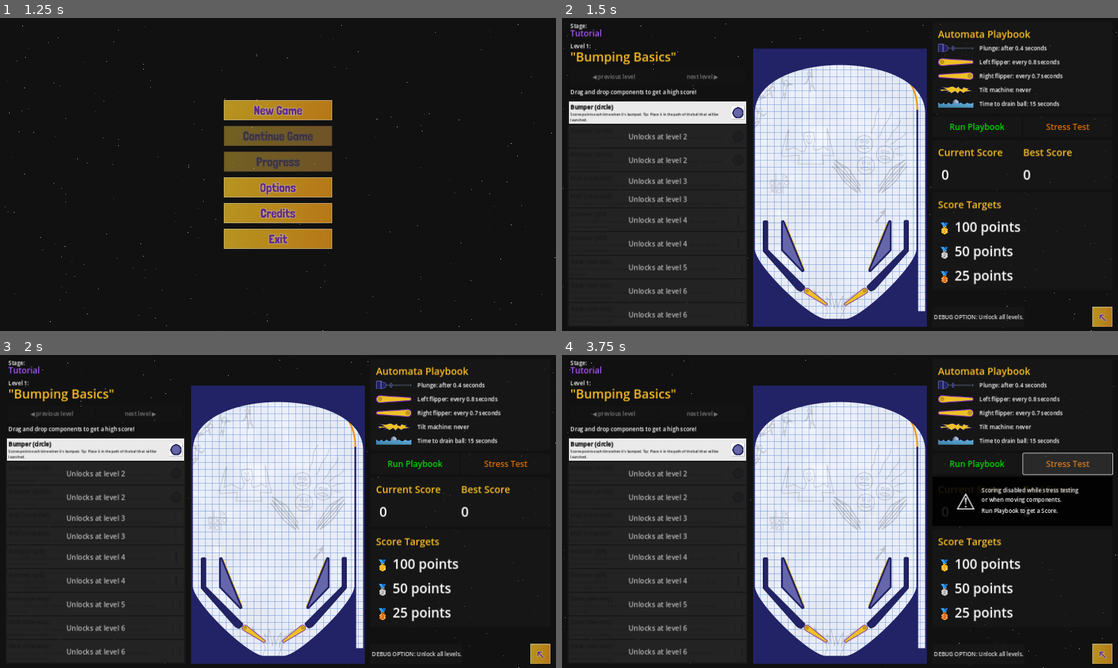
Above: before the commit, frames 1-4 (two rows, left to right).
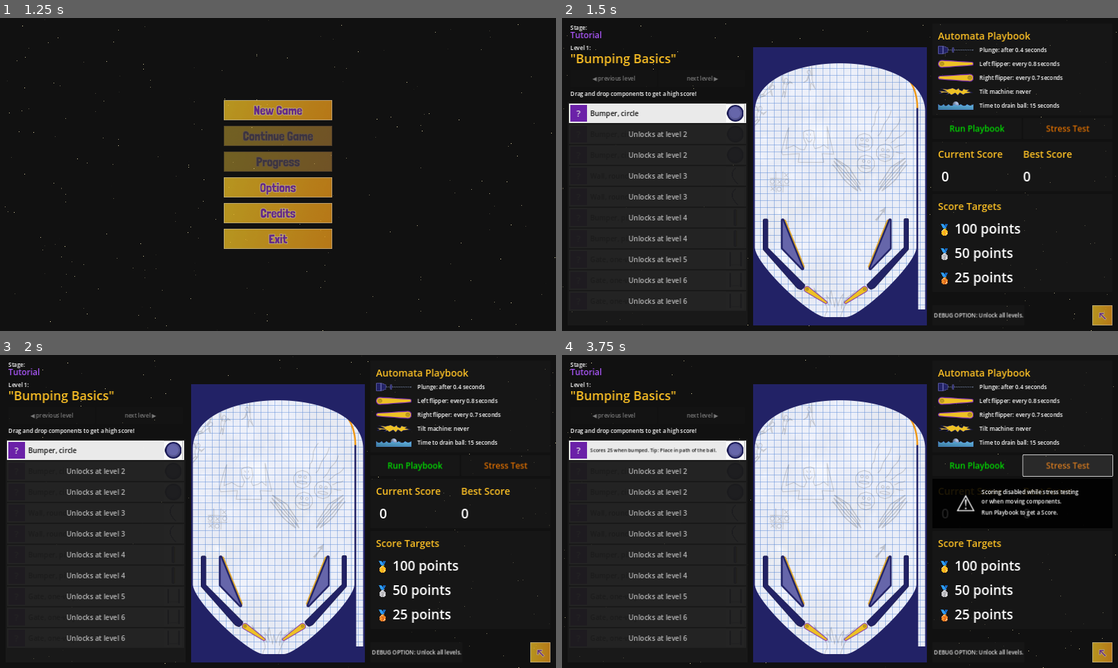
Above: after the commit, the same moments.

Repository: pincrediball/pincrediball
Game: Godot game, scene res://main.tscn
Same seed, same stepped clock (60 frames per second), same inputs: the game is played once before the commit and once after it. Sound files missing from this copy of the repository are replaced by a short silence.
Inputs (mouse positions are in pixels of both pictures, inside the frame that each line leads up to):
- Up to frame 1 (1.25 s): click (278, 108) at 0.5 s
- Up to frame 2 (1.5 s): click (840, 108) at 1.25 s
- Up to frame 3 (2 s): no input
- Up to frame 4 (3.75 s): click (578, 448) at 2 s, where only the run after the commit has a clickable "?"; click "Run Playbook" at 2.75 s; click "Stress Test" at 3.5 s

Frame 1 is identical in both runs. In frame 2, 13% of the frame differs, in the area x 1-99%, y 1-99%; in frame 3, 13%; in frame 4, 14%, in the area x 1-100%, y 1-99%.

Commit message:
Improve toolbox items and components

Diff:
--- a/src/game/core/toolbox_item.gd
+++ b/src/game/core/toolbox_item.gd
@@ -14,7 +14,7 @@
 		is_disabled = value
 		%Overlay.visible = value
 
-var stage_data
+var _stage_data
 
 
 func _ready():
@@ -29,18 +29,25 @@
 	preview.add_child(icon)
 	preview.z_index = 60
 	set_drag_preview(preview)
-	var drag_data = { component_id = stage_data.component_id, is_toolbox_item = true }
+	var drag_data = { component_id = _stage_data.component_id, is_toolbox_item = true }
 	GameStore.drag_data = drag_data
 	return drag_data
 
 
 func load_pinball_component(data):
-	%RichTextLabel.text = "[b]%s[/b]\n[font_size=10]%s[/font_size]" % [data.title, data.description]
+	%TitleLabel.text = data.title
+	%DescriptionLabel.text = data.description
 	%TextureRect.texture = textures[data.component_id]
 	%UnlocksAtLabel.text = "Unlocks at level %s" % data.unlocks_at
 	is_disabled = data.unlocks_at > GameStore.get_current_level()
-	stage_data = data
+	_stage_data = data
 
 
 func _on_level_changed(level: int):
-	is_disabled = stage_data.unlocks_at > level
+	is_disabled = _stage_data.unlocks_at > level
+
+
+func _on_more_info_button_pressed():
+	Audio.play_menu_button_sound_next() if %TitleLabel.visible else Audio.play_menu_button_sound_back()
+	%TitleLabel.visible = not %TitleLabel.visible
+	%DescriptionLabel.visible = not %DescriptionLabel.visible
--- a/src/game/core/toolbox_item.tscn
+++ b/src/game/core/toolbox_item.tscn
@@ -1,6 +1,9 @@
-[gd_scene load_steps=3 format=3 uid="uid://d3itbo4eksw1g"]
+[gd_scene load_steps=4 format=3 uid="uid://d3itbo4eksw1g"]
 
 [ext_resource type="Script" path="res://game/core/toolbox_item.gd" id="1_3w5fw"]
+
+[sub_resource type="StyleBoxFlat" id="StyleBoxFlat_rqpcj"]
+bg_color = Color(0.419608, 0.129412, 0.658824, 1)
 
 [sub_resource type="PlaceholderTexture2D" id="PlaceholderTexture2D_b83oe"]
 
@@ -8,8 +11,9 @@
 anchors_preset = 15
 anchor_right = 1.0
 anchor_bottom = 1.0
+offset_top = -16.0
 offset_right = -1126.0
-offset_bottom = -792.0
+offset_bottom = -860.0
 grow_horizontal = 2
 grow_vertical = 2
 size_flags_horizontal = 3
@@ -21,31 +25,50 @@
 
 [node name="HBoxContainer" type="HBoxContainer" parent="."]
 layout_mode = 2
-theme_override_constants/separation = 16
+theme_override_constants/separation = 8
 
-[node name="MarginContainer1" type="MarginContainer" parent="HBoxContainer"]
+[node name="MarginContainer" type="MarginContainer" parent="HBoxContainer"]
+layout_mode = 2
+size_flags_vertical = 4
+theme_override_constants/margin_left = 4
+theme_override_constants/margin_top = 1
+theme_override_constants/margin_right = 1
+theme_override_constants/margin_bottom = 1
+
+[node name="MoreInfoButton" type="Button" parent="HBoxContainer/MarginContainer"]
+custom_minimum_size = Vector2(48, 48)
+layout_mode = 2
+mouse_default_cursor_shape = 2
+theme_override_font_sizes/font_size = 26
+theme_override_styles/normal = SubResource("StyleBoxFlat_rqpcj")
+text = "  ?  "
+
+[node name="TitleLabel" type="Label" parent="HBoxContainer"]
+unique_name_in_owner = true
 layout_mode = 2
 size_flags_horizontal = 3
-theme_override_constants/margin_left = 4
-theme_override_constants/margin_top = 4
-theme_override_constants/margin_right = 4
-theme_override_constants/margin_bottom = 4
+theme_override_colors/font_color = Color(0.0666667, 0.0666667, 0.0666667, 1)
+theme_override_font_sizes/font_size = 20
+text = "Bumper (circle)"
+text_overrun_behavior = 4
 
-[node name="RichTextLabel" type="RichTextLabel" parent="HBoxContainer/MarginContainer1"]
+[node name="DescriptionLabel" type="Label" parent="HBoxContainer"]
 unique_name_in_owner = true
+visible = false
 layout_mode = 2
-theme_override_colors/default_color = Color(0.0666667, 0.0666667, 0.0666667, 1)
-bbcode_enabled = true
-text = "[b]Item Title[/b]
-Item description with tips comes here. It can be a very long text that spans multiple lines of explanation so we demo that here."
-fit_content = true
+size_flags_horizontal = 3
+theme_override_colors/font_color = Color(0.0666667, 0.0666667, 0.0666667, 1)
+theme_override_font_sizes/font_size = 14
+text = "This is a long test description of a component that spans multiple lines up to a maximum of 2 lines before it stops showing more data."
+autowrap_mode = 2
+max_lines_visible = 2
 
 [node name="MarginContainer2" type="MarginContainer" parent="HBoxContainer"]
 layout_mode = 2
-theme_override_constants/margin_left = 4
-theme_override_constants/margin_top = 4
+theme_override_constants/margin_left = 1
+theme_override_constants/margin_top = 1
 theme_override_constants/margin_right = 4
-theme_override_constants/margin_bottom = 4
+theme_override_constants/margin_bottom = 1
 
 [node name="AspectRatioContainer" type="AspectRatioContainer" parent="HBoxContainer/MarginContainer2"]
 layout_mode = 2
@@ -54,27 +77,27 @@
 layout_mode = 2
 color = Color(0.0666667, 0.0666667, 0.0666667, 0.196078)
 
-[node name="MarginContainer2" type="MarginContainer" parent="HBoxContainer/MarginContainer2/AspectRatioContainer"]
+[node name="MarginContainer" type="MarginContainer" parent="HBoxContainer/MarginContainer2/AspectRatioContainer"]
 layout_mode = 2
 theme_override_constants/margin_left = 1
 theme_override_constants/margin_top = 1
 theme_override_constants/margin_right = 1
 theme_override_constants/margin_bottom = 1
 
-[node name="ColorRect" type="ColorRect" parent="HBoxContainer/MarginContainer2/AspectRatioContainer/MarginContainer2"]
+[node name="ColorRect" type="ColorRect" parent="HBoxContainer/MarginContainer2/AspectRatioContainer/MarginContainer"]
 layout_mode = 2
 color = Color(1, 1, 1, 0.921569)
 
-[node name="MarginContainer" type="MarginContainer" parent="HBoxContainer/MarginContainer2/AspectRatioContainer/MarginContainer2"]
+[node name="MarginContainer" type="MarginContainer" parent="HBoxContainer/MarginContainer2/AspectRatioContainer/MarginContainer"]
 layout_mode = 2
 theme_override_constants/margin_left = 2
 theme_override_constants/margin_top = 2
 theme_override_constants/margin_right = 2
 theme_override_constants/margin_bottom = 2
 
-[node name="TextureRect" type="TextureRect" parent="HBoxContainer/MarginContainer2/AspectRatioContainer/MarginContainer2/MarginContainer"]
+[node name="TextureRect" type="TextureRect" parent="HBoxContainer/MarginContainer2/AspectRatioContainer/MarginContainer/MarginContainer"]
 unique_name_in_owner = true
-custom_minimum_size = Vector2(32, 32)
+custom_minimum_size = Vector2(48, 48)
 layout_mode = 2
 texture = SubResource("PlaceholderTexture2D_b83oe")
 expand_mode = 1
@@ -82,6 +105,7 @@
 
 [node name="Overlay" type="ColorRect" parent="."]
 unique_name_in_owner = true
+visible = false
 layout_mode = 2
 color = Color(0.105882, 0.105882, 0.105882, 0.960784)
 
@@ -99,3 +123,5 @@
 theme_override_colors/font_color = Color(0.717647, 0.717647, 0.717647, 1)
 theme_override_font_sizes/font_size = 20
 text = "Unlocks at level X"
+
+[connection signal="pressed" from="HBoxContainer/MarginContainer/MoreInfoButton" to="." method="_on_more_info_button_pressed"]
--- a/src/game/tutorial/stage_data.json
+++ b/src/game/tutorial/stage_data.json
@@ -17,15 +17,15 @@
 		{ "level": 6, "bronze": 300, "silver": 500, "gold": 1000, "title": "Gate Trio" }
 	],
 	"toolbox_items": [
-		{ "unlocks_at": 1, "component_id": "bumper_circle", "title": "Bumper (circle)", "description": "Scores points each time when it's bumped. Tip: Place it in the path of the ball that will be launched." },
-		{ "unlocks_at": 2, "component_id": "bumper_circle", "title": "Bumper (circle)", "description": "Scores points each time when it's bumped. Tip: Add several close together to 'trap' the ball bouncing around." },
-		{ "unlocks_at": 2, "component_id": "bumper_circle", "title": "Bumper (circle)", "description": "Scores points each time when it's bumped. Tip: Add several close together to 'trap' the ball bouncing around." },
-		{ "unlocks_at": 3, "component_id": "wall_corner",   "title": "Wall (rounded)",  "description": "Does not add score itself. Tip: use it to further 'trap' the ball bouncing around the bumpers." },
-		{ "unlocks_at": 3, "component_id": "wall_corner",   "title": "Wall (rounded)",  "description": "Does not add score itself. Tip: use it to further 'trap' the ball bouncing around the bumpers." },
-		{ "unlocks_at": 4, "component_id": "bumper_pill",   "title": "Bumper (pill)",   "description": "Scores points when bumped on yellow side. Tip: Make them bump the ball back into the set of circular bumpers." },
-		{ "unlocks_at": 4, "component_id": "bumper_pill",   "title": "Bumper (pill)",   "description": "Scores points when bumped on yellow side. Tip: Make them bump the ball back into the set of circular bumpers." },
-		{ "unlocks_at": 5, "component_id": "gate",          "title": "Gate (one-way)",  "description": "Scores points when the ball passes in the right direction. Tip: Place in the initial plunged ball's path." },
-		{ "unlocks_at": 6, "component_id": "gate",          "title": "Gate (one-way)",  "description": "Scores points when the ball passes in the right direction. Tip: bonus points if the ball passed through all gates." },
-		{ "unlocks_at": 6, "component_id": "gate",          "title": "Gate (one-way)",  "description": "Scores points when the ball passes in the right direction. Tip: bonus points if the ball passed through all gates." }
+		{ "unlocks_at": 1, "component_id": "bumper_circle", "title": "Bumper, circle", "description": "Scores 25 when bumped. Tip: Place in path of the ball." },
+		{ "unlocks_at": 2, "component_id": "bumper_circle", "title": "Bumper, circle", "description": "Scores 25 when bumped. Tip: Add bumpers close together to 'trap' a ball." },
+		{ "unlocks_at": 2, "component_id": "bumper_circle", "title": "Bumper, circle", "description": "Scores 25 when bumped. Tip: Add bumpers close together to 'trap' a ball." },
+		{ "unlocks_at": 3, "component_id": "wall_corner",   "title": "Wall, rounded",  "description": "Walls do not add scores themselves, but can be used to improve ball 'traps'." },
+		{ "unlocks_at": 3, "component_id": "wall_corner",   "title": "Wall, rounded",  "description": "Walls do not add scores themselves, but can be used to improve ball 'traps'." },
+		{ "unlocks_at": 4, "component_id": "bumper_pill",   "title": "Bumper, pill",   "description": "Scores 10 when bumped on yellow side. Tip: rotate to bump balls back upwards." },
+		{ "unlocks_at": 4, "component_id": "bumper_pill",   "title": "Bumper, pill",   "description": "Scores 10 when bumped on yellow side. Tip: rotate to bump balls back upwards." },
+		{ "unlocks_at": 5, "component_id": "gate",          "title": "Gate, one-way",  "description": "Scores 100 points per gate. Tip: Place in the initial plunged ball's path." },
+		{ "unlocks_at": 6, "component_id": "gate",          "title": "Gate, one-way",  "description": "Scores 100 points per gate. Tip: big bonus when all three gates get lit!" },
+		{ "unlocks_at": 6, "component_id": "gate",          "title": "Gate, one-way",  "description": "Scores 100 points per gate. Tip: big bonus when all three gates get lit!" }
 	]
 }
Binary file changed: src/art/game/tutorial/component_bumper_pill.png
Binary file changed: src/art/game/tutorial/component_sling.png
Binary file added: src/art/menu/menu_button_question_disabled.png
Not shown, added: src/art/menu/menu_button_question_disabled.png.import
Binary file added: src/art/menu/menu_button_question_hover.png
Not shown, added: src/art/menu/menu_button_question_hover.png.import
Binary file added: src/art/menu/menu_button_question_normal.png
Not shown, added: src/art/menu/menu_button_question_normal.png.import
Binary file added: src/art/menu/menu_button_question_pressed.png
Not shown, added: src/art/menu/menu_button_question_pressed.png.import
